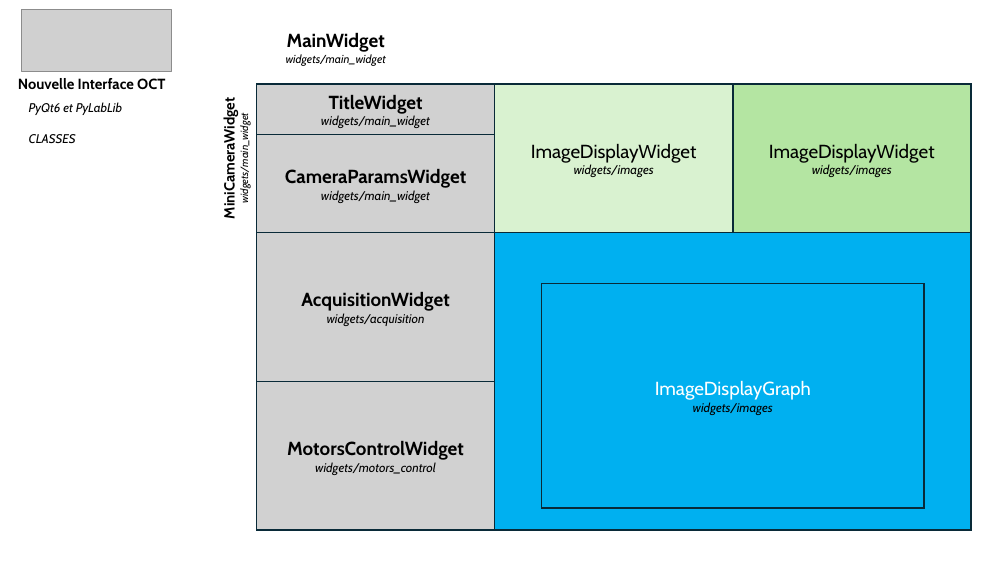
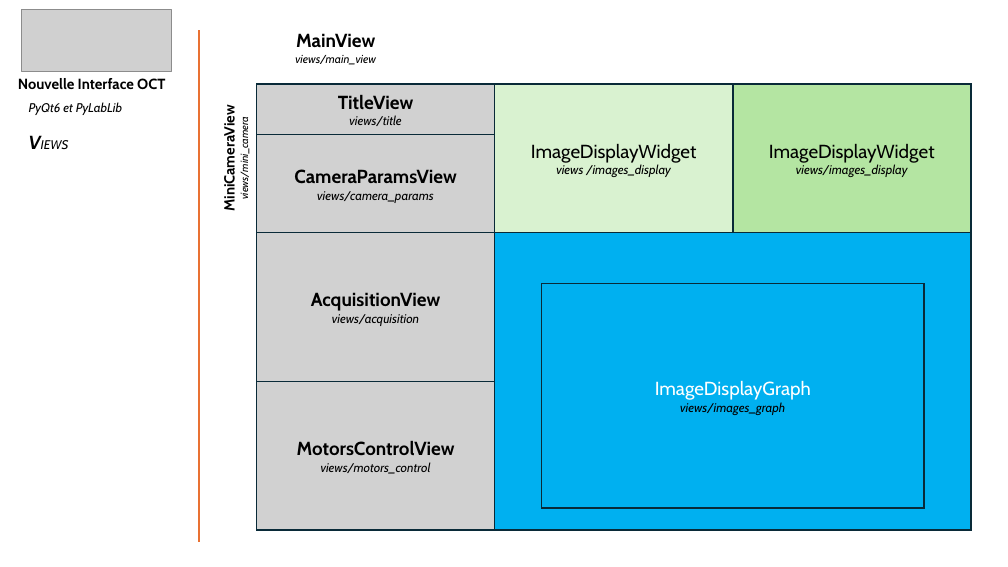
Before and after one commit to IOGS-LEnsE-ressources/camera-gui, a slide deck: slide 4 of applis/OCT/OCT_new_version.pptx (slide 2 before the commit). Drawn at 1008x567 pixels with LibreOffice and Linux fonts; fonts in the diff are those of the drawing; grey boxes stand for pictures. Boxes give left, top, right and bottom in pixels: in the first picture for what was removed or moved away, otherwise in the second. Text is boxed around its words. In the diff, an @@ line names an element or a change of style, - is before the commit and + after.

```diff
--- a/applis/OCT/OCT_new_version.pptx
+++ b/applis/OCT/OCT_new_version.pptx
@@ line added from (199, 30) to (199, 542), #E97132 1.5 pt @@
@@ text at (295,33,376,65): text changed @@
-MainWidget
-widgets/main_widget
+MainView
+views/main_view
@@ text in rectangle at (338,95,413,126): text changed @@
-TitleWidget
-widgets/main_widget
+TitleView
+views/title
@@ text at (349,115,401,126): text changed @@
-CLASSES
+VIEWS
@@ text at (238,125,251,198): text changed @@
-MiniCameraWidget
-widgets/main_widget
+MiniCameraView
+views/mini_camera
@@ text in rectangle at (294,169,457,203): text changed @@
-CameraParamsWidget
-widgets/main_widget
+CameraParamsView
+views/camera_params
@@ text in rectangle at (556,164,671,177): text changed @@
-widgets/images
+views /images_display
@@ text in rectangle at (796,164,908,177): text changed @@
-widgets/images
+views/images_display
@@ text in rectangle at (311,292,441,326): text changed @@
-AcquisitionWidget
-widgets/acquisition
+AcquisitionView
+views/acquisition
@@ text in rectangle at (680,402,785,415): text changed @@
-widgets/images
+views/images_graph
@@ text in rectangle at (297,441,455,474): text changed @@
-MotorsControlWidget
-widgets/motors_control
+MotorsControlView
+views/motors_control
```
Also in this commit, not shown: 3 other slides changed, 2 slides added, 2 other files.
